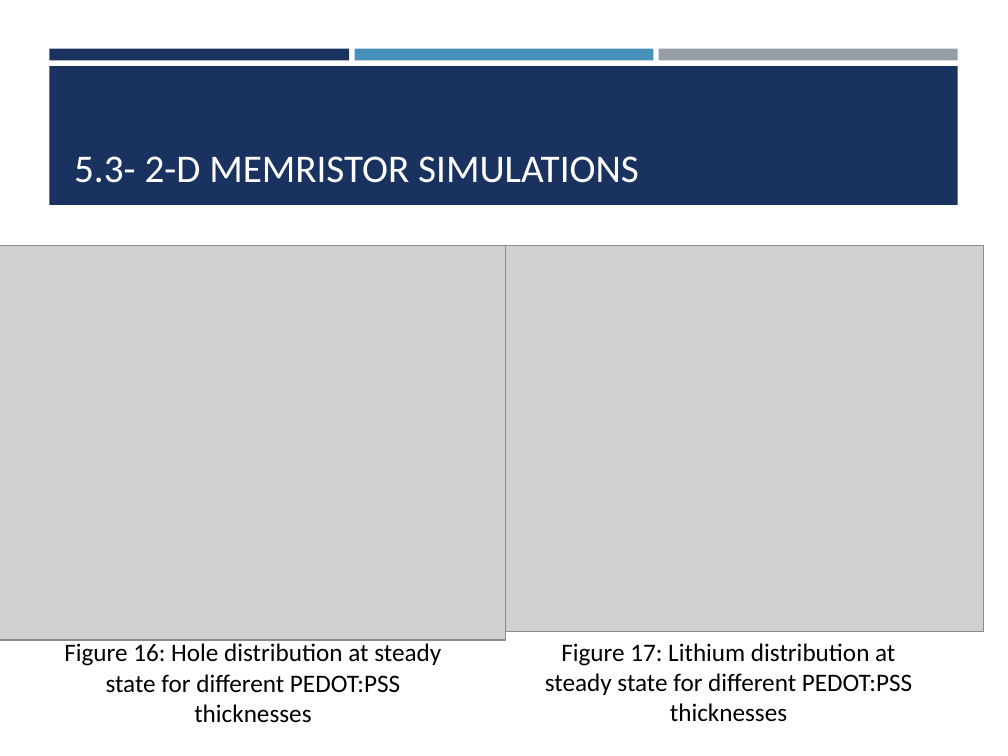
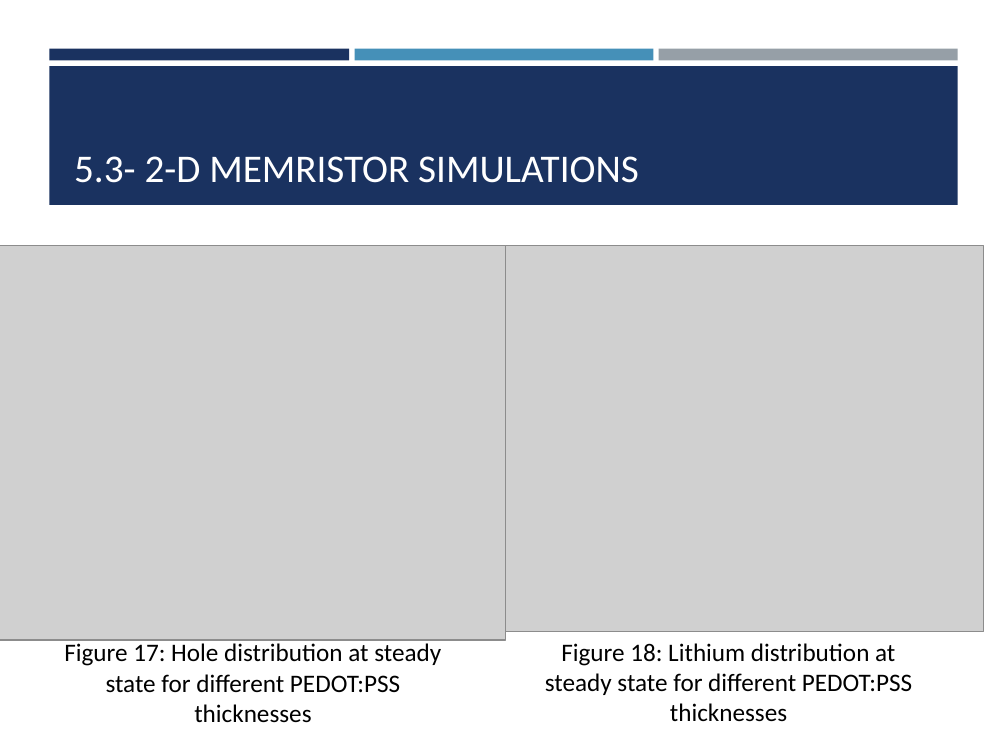
Before and after one commit to cbonfil/ThesisReport, a slide deck: slide 14 of Memristor Thesis/Memristor Presentation.pptx. Drawn at 1008x756 pixels with LibreOffice and Linux fonts; fonts in the diff are those of the drawing; grey boxes stand for pictures. Boxes give left, top, right and bottom in pixels: in the first picture for what was removed or moved away, otherwise in the second. Text is boxed around its words. In the diff, an @@ line names an element or a change of style, - is before the commit and + after.

```diff
--- a/Memristor Thesis/Memristor Presentation.pptx
+++ b/Memristor Thesis/Memristor Presentation.pptx
@@ text at (64, 643, 441, 723): text changed @@
-Figure 16: Hole distribution at steady state for different PEDOT:PSS thicknesses
+Figure 17: Hole distribution at steady state for different PEDOT:PSS thicknesses
@@ text at (545, 643, 912, 722): text changed @@
-Figure 17: Lithium distribution at steady state for different PEDOT:PSS thicknesses
+Figure 18: Lithium distribution at steady state for different PEDOT:PSS thicknesses
```
Also in this commit, not shown: 15 other slides changed, 1 slide added, 1 other file.
